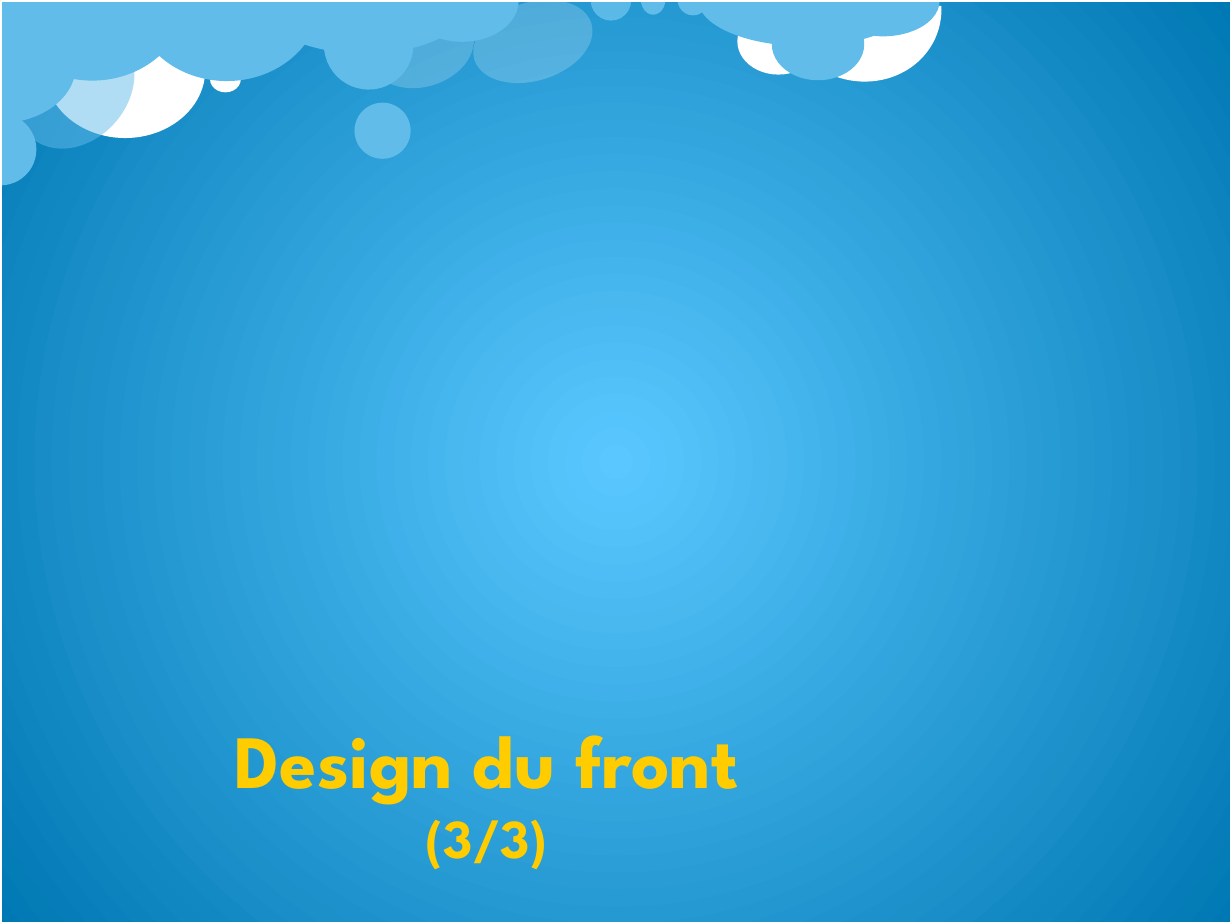
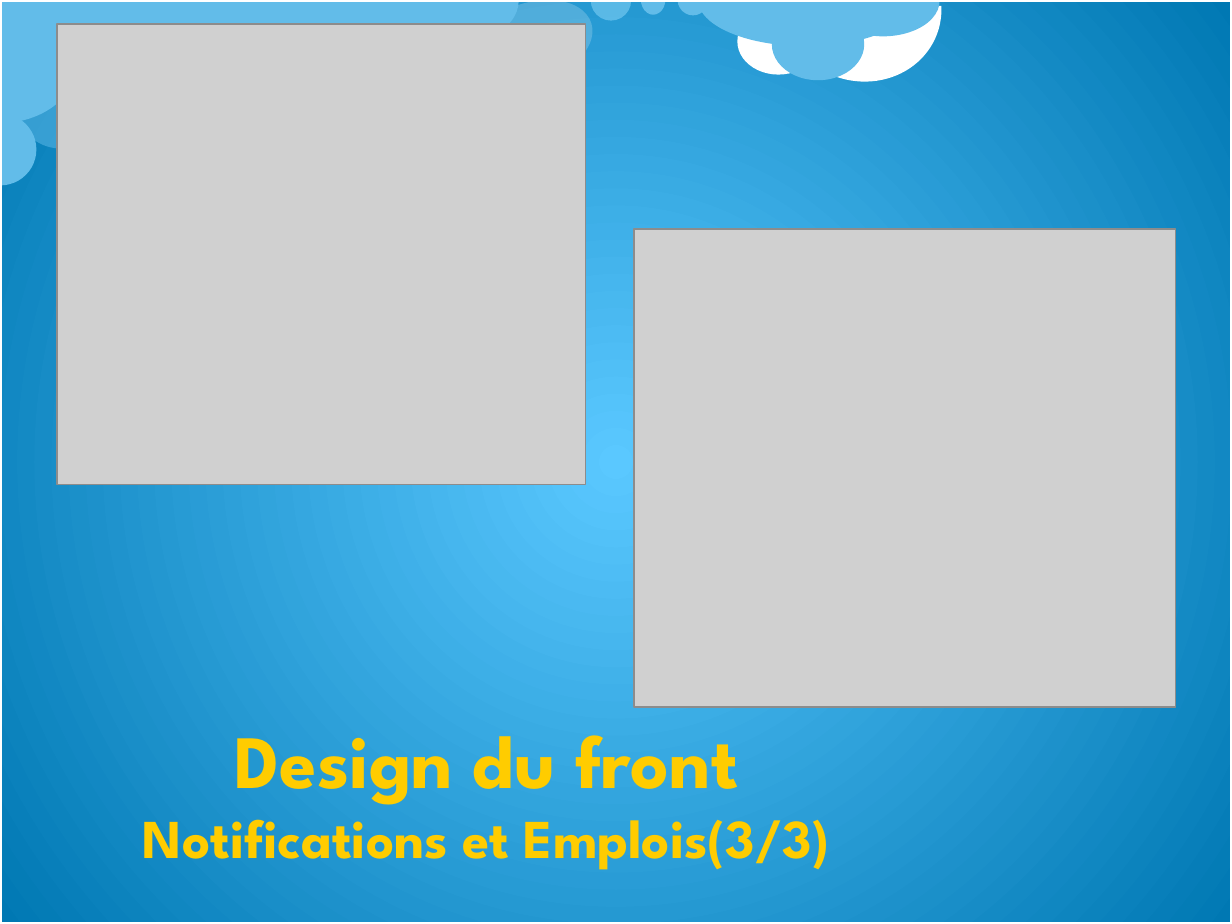
Before and after one commit to awaoulale/projetWeb, a slide deck: slide 7 of PPTprojetWEB.pptx. Drawn at 1232x924 pixels with LibreOffice and Linux fonts; fonts in the diff are those of the drawing; grey boxes stand for pictures; background and template pictures are left out. Boxes give left, top, right and bottom in pixels: in the first picture for what was removed or moved away, otherwise in the second. Text is boxed around its words. In the diff, an @@ line names an element or a change of style, - is before the commit and + after.

```diff
--- a/PPTprojetWEB.pptx
+++ b/PPTprojetWEB.pptx
@@ picture added at [57,25,585,485] @@
@@ ellipse removed at [209,67,240,92] @@
@@ ellipse removed at [355,102,411,159] @@
@@ picture added at [634,229,1177,707] @@
@@ text "Design du front": place and size @@
-text "Design du front" at [235,735,739,869]
+text "Design du front" at [143,735,830,870]
@@ text at [143,803,830,870]: text changed @@
-(3/3)
+Notifications et Emplois(3/3)
```
Also in this commit, not shown: 6 other slides changed.
